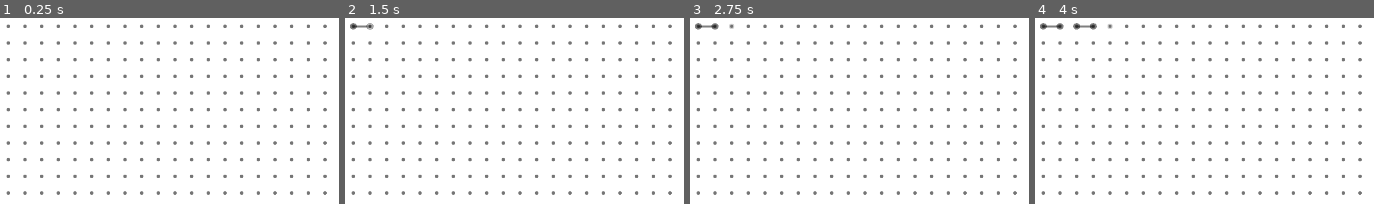
Above: before the commit, frames 1-4 (left to right).
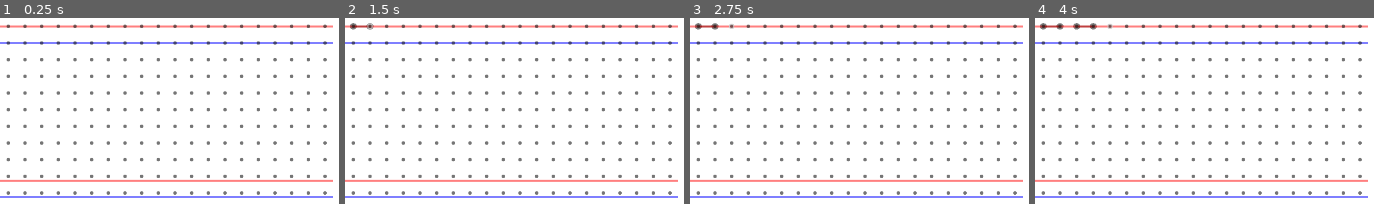
Above: after the commit, the same moments.

Repository: chkrb/code-clan
Game: Godot game, scene res://node_2d.tscn
Same seed, same stepped clock (60 frames per second), same inputs: the game is played once before the commit and once after it.
Inputs (mouse positions are in pixels of both pictures, inside the frame that each line leads up to):
- Up to frame 1 (0.25 s): no input
- Up to frame 2 (1.5 s): click (351, 25) at 0.5 s; click (368, 25) at 1.25 s
- Up to frame 3 (2.75 s): click (730, 25) at 2 s
- Up to frame 4 (4 s): click (1092, 25) at 2.75 s; click (1109, 25) at 3.5 s

The runs differ from the first frame. In frame 1, 4.7% of the frame differs, in the area x 0-99%, y 3-97%; in frame 2, 4.7%; in frame 3, 4.7%; in frame 4, 4.7%.

Commit message:
added support for powered pins and grid power lines

Diff:
--- a/scripts/circuit_device.gd
+++ b/scripts/circuit_device.gd
@@ -19,8 +19,8 @@
 var vcc_idx := -1
 
 
-func load_ini(path: String) -> void:
-	config.load(path)
+func load(cfg: String) -> void:
+	config.load("res://integrations/" + cfg + ".ini")
 
 	# The first section contains the name of the device.
 	name = config.get_sections()[0]
--- a/scripts/extends/circuit_board.gd
+++ b/scripts/extends/circuit_board.gd
@@ -38,11 +38,15 @@
 		temp_conn.remove_point(1)
 		temp_conn.add_point(mouse_pos, 1)
 
-	## devices (ICs, LEDs, etc.) will accept inputs
-	## devices (ICs, LEDs, etc.) will process
+	# Clear signal set flag of all pins.
+	for pin in $"/root/Node2D/Control/PinGrid".get_children():
+		if pin is Pin:
+			pin.sig_set = false
 
-	# Clear all wire signals.
-	for conn in conns:
-		conn.sig = SIG_UNKNOWN
+	## devices (ICs, LEDs, etc.) will input
+	## devices (ICs, LEDs, etc.) will output
 
-	## load device output to wires and propogate them
+	## load device output to wires and propagate them
+	for pin in $"/root/Node2D/Control/PinGrid".get_children():
+		if pin is Pin:
+			pin.set_sig(pin.sig)
--- a/scripts/extends/pin_grid.gd
+++ b/scripts/extends/pin_grid.gd
@@ -1,4 +1,8 @@
 extends GridContainer
+
+const SIG_LO = 0
+const SIG_HI = ~0
+const SIG_UNKNOWN = 1
 
 # Apparent screen size: 1920x1080
 # Pin cell size: Extracted from GridMap's TileSet
@@ -7,12 +11,34 @@
 @onready var pin_dims := screen_size / pin_cell_size
 
 
+func _power_rail_line(color: Color, y: int) -> void:
+	var line := Line2D.new()
+	line.default_color = color
+	line.width = 5
+	line.add_point(Vector2i(0, y))
+	line.add_point(Vector2i(screen_size.x, y))
+	add_child(line)
+
 func _ready() -> void:
+	# Line highlighting the power rails.
+	_power_rail_line(Color(1, 0, 0, 0.5), pin_cell_size.y * 0.5)
+	_power_rail_line(Color(0, 0, 1, 0.5), pin_cell_size.y * 1.5)
+	_power_rail_line(Color(1, 0, 0, 0.5), screen_size.y - pin_cell_size.y * 1.5)
+	_power_rail_line(Color(0, 0, 1, 0.5), screen_size.y - pin_cell_size.y * 0.5)
+
 	columns = pin_dims.x
 	# Initialize PinButton(s) in column-major format.
 	for y in range(pin_dims.y):
 		for x in range(pin_dims.x):
-			var pin_button := PinButton.new()
-			pin_button.set_coords(Vector2i(x, y))
-			pin_button.custom_minimum_size = pin_cell_size
-			add_child(pin_button)
+			var pin := Pin.new()
+			pin.set_coords(Vector2i(x, y))
+			pin.custom_minimum_size = pin_cell_size
+			# VCC power rails.
+			if (y == 0 or y == pin_dims.y - 2):
+				pin.sig = SIG_HI
+				pin.sig_const = true
+			# GND power rails.
+			elif (y == 1 or y == pin_dims.y - 1):
+				pin.sig = SIG_LO
+				pin.sig_const = true
+			add_child(pin)
--- /dev/null
+++ b/scripts/pin.gd
@@ -0,0 +1,68 @@
+class_name Pin
+extends CenterContainer
+
+const SIG_LO = 0
+const SIG_HI = ~0
+const SIG_UNKNOWN = 1
+
+var coords := Vector2i(-1, -1)
+var sig := SIG_UNKNOWN
+var sig_const := false
+var sig_set := false
+
+var pin_wires: Array[WireConn] = []
+
+
+func set_coords(c: Vector2i) -> void:
+	self.coords = c
+	self.name = "PinContainer" + str(c.x) + "x" + str(c.y)
+
+
+func set_sig(new_sig: int) -> void:
+	if sig_set or new_sig not in [SIG_HI, SIG_LO]:
+		return
+
+	sig_set = true
+	if not sig_const:
+		sig = new_sig
+
+	# Propagate the signal to other connected pins via wires.
+	for wire in pin_wires:
+		var p1_pin = get_node(
+			"/root/Node2D/Control/PinGrid/PinContainer"
+			+ str(wire.p1.x) + "x" + str(wire.p1.y)
+		)
+		var p2_pin = get_node(
+			"/root/Node2D/Control/PinGrid/PinContainer"
+			+ str(wire.p2.x) + "x" + str(wire.p2.y)
+		)
+		p1_pin.set_sig(sig)
+		p2_pin.set_sig(sig)
+
+
+func _ready() -> void:
+	var button := Button.new()
+	button.name = \
+		"PinButton" + str(self.coords.x) + "x" + str(self.coords.y)
+	button.tooltip_text = \
+		"(" + str(self.coords.x) + ", " + str(self.coords.y) + ")"
+	button.pressed.connect(_button_pressed)
+	add_child(button)
+
+
+func _button_pressed():
+	var circuit_board := $"/root/Node2D/CircuitBoard"
+	var pin_grid := $"/root/Node2D/Control/PinGrid"
+	# Toggle visibility.
+	if not circuit_board.temp_conn.visible:
+		circuit_board.temp_conn_owner_coords = coords
+		circuit_board.temp_conn.clear_points()
+		circuit_board.temp_conn.add_point(
+			coords
+			* pin_grid.pin_cell_size
+			+ pin_grid.pin_cell_size / 2
+		)
+		circuit_board.temp_conn.visible = true
+	else:
+		circuit_board.join(circuit_board.temp_conn_owner_coords, coords)
+		circuit_board.temp_conn.visible = false
--- a/scripts/pin_button.gd
+++ /dev/null
@@ -1,35 +0,0 @@
-class_name PinButton
-extends CenterContainer
-
-var coords = Vector2i(-1, -1)
-
-
-func set_coords(c: Vector2i) -> void:
-	self.coords = c
-	self.name = "PinContainer" + str(c.x) + "x" + str(c.y)
-
-
-func _ready() -> void:
-	var button := Button.new()
-	button.name = "PinButton" + str(self.coords.x) \
-						+ "x" + str(self.coords.y)
-	button.pressed.connect(_button_pressed)
-	add_child(button)
-
-
-func _button_pressed():
-	var wire_lines_node := $"/root/Node2D/CircuitBoard"
-	var pin_grid_node := $"/root/Node2D/Control/PinGrid"
-	# Toggle visibility.
-	if not wire_lines_node.temp_conn.visible:
-		wire_lines_node.temp_conn_owner_coords = coords
-		wire_lines_node.temp_conn.clear_points()
-		wire_lines_node.temp_conn.add_point(
-			coords
-			* pin_grid_node.pin_cell_size
-			+ pin_grid_node.pin_cell_size / 2
-		)
-		wire_lines_node.temp_conn.visible = true
-	else:
-		wire_lines_node.join(wire_lines_node.temp_conn_owner_coords, coords)
-		wire_lines_node.temp_conn.visible = false
--- a/scripts/wire_conn.gd
+++ b/scripts/wire_conn.gd
@@ -1,9 +1,5 @@
 class_name WireConn
 extends Node2D
-
-const SIG_LO := 0
-const SIG_HI := ~0
-const SIG_UNKNOWN := 1
 
 # The two pin locations of connection endpoints.
 var p1 = Vector2i(-1, -1)
@@ -13,14 +9,11 @@
 var epoint1 = Line2D.new()
 var epoint2 = Line2D.new()
 
-# The current logic level held by the wire.
-@onready var sig: int = $"/root/Node2D/CircuitBoard".SIG_UNKNOWN
-
 
 func _ready() -> void:
-	var pin_grid_node := $"/root/Node2D/Control/PinGrid"
-	var p1_global = p1 * pin_grid_node.pin_cell_size + pin_grid_node.pin_cell_size / 2
-	var p2_global = p2 * pin_grid_node.pin_cell_size + pin_grid_node.pin_cell_size / 2
+	var pin_grid := $"/root/Node2D/Control/PinGrid"
+	var p1_global = p1 * pin_grid.pin_cell_size + pin_grid.pin_cell_size / 2
+	var p2_global = p2 * pin_grid.pin_cell_size + pin_grid.pin_cell_size / 2
 	# Connecting line.
 	line.default_color = Color(0, 0, 0, 0.5)
 	line.width = 5
@@ -45,3 +38,14 @@
 	epoint2.add_point(p2_global - Vector2i(1, 0))
 	epoint2.add_point(p2_global + Vector2i(1, 0))
 	add_child(epoint2)
+
+	var p1_pin = get_node(
+		"/root/Node2D/Control/PinGrid/PinContainer"
+		+ str(p1.x) + "x" + str(p1.y)
+	)
+	var p2_pin = get_node(
+		"/root/Node2D/Control/PinGrid/PinContainer"
+		+ str(p2.x) + "x" + str(p2.y)
+	)
+	p1_pin.pin_wires.append(self)
+	p2_pin.pin_wires.append(self)
Not shown, added: integrations/7408.ini
Not shown, added: integrations/7432.ini
Not shown, added: integrations/7483.ini
Not shown, added: integrations/7486.ini
